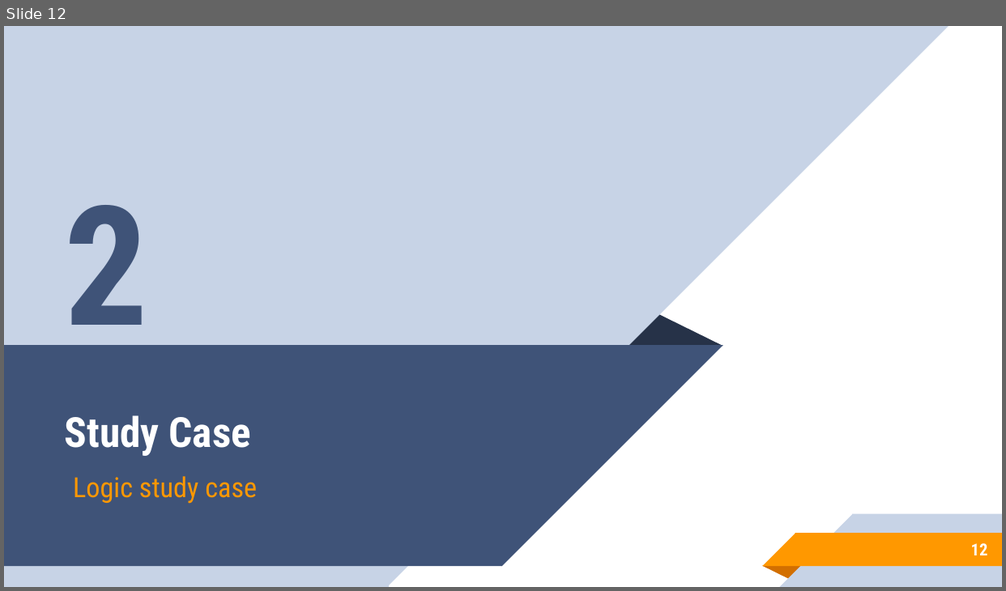
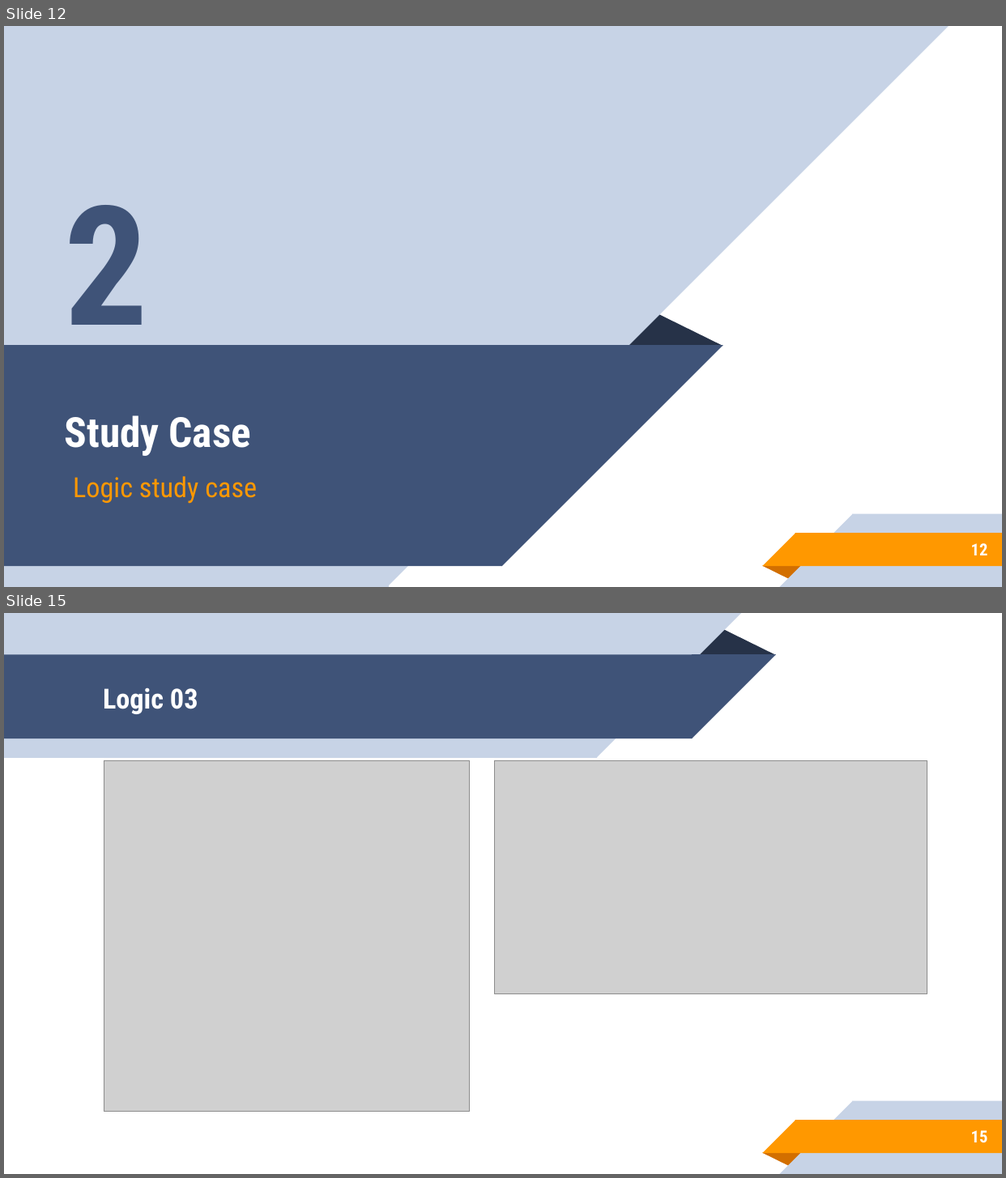
Before and after one commit to aronipurwanto/materi-xa, a slide deck: java/java-logic/Slide-Java-Logic-00.pptx. Shown one above the other, each under a label of ours: slide 12 before the commit, slides 12 and 15 after it; the slides between them are not shown. The pictures are 1006x591 and 1006x1178 pixels, drawn with LibreOffice and Linux fonts; fonts in the diff are those of the drawing; grey boxes stand for pictures. Boxes give left, top, right and bottom in pixels: in the first picture for what was removed or moved away, otherwise in the second. Text is boxed around its words. In the diff, an @@ line names an element or a change of style, - is before the commit and + after.

```diff
--- a/java/java-logic/Slide-Java-Logic-00.pptx
+++ b/java/java-logic/Slide-Java-Logic-00.pptx
@@ slide 15 added at (4, 613, 1002, 1174), background #FFFFFF; not listed: 5 template elements that a slide beside it also shows @@
@@ group added at (4, 613, 775, 758): 2 rectangles, 2 right triangles, 1 triangle @@
@@ title added at (103, 688, 198, 714), 20 pt, text #FFFFFF, bold @@
+Logic 03
@@ picture added at (104, 760, 470, 1112) @@
@@ picture added at (495, 760, 927, 995) @@
@@ page number added at (971, 1131, 988, 1144), 12 pt, text #FFFFFF, bold @@
+15
```
Also in this commit, not shown: 2 slides changed, 9 other slides added, 1 slide removed, 7 other files.
